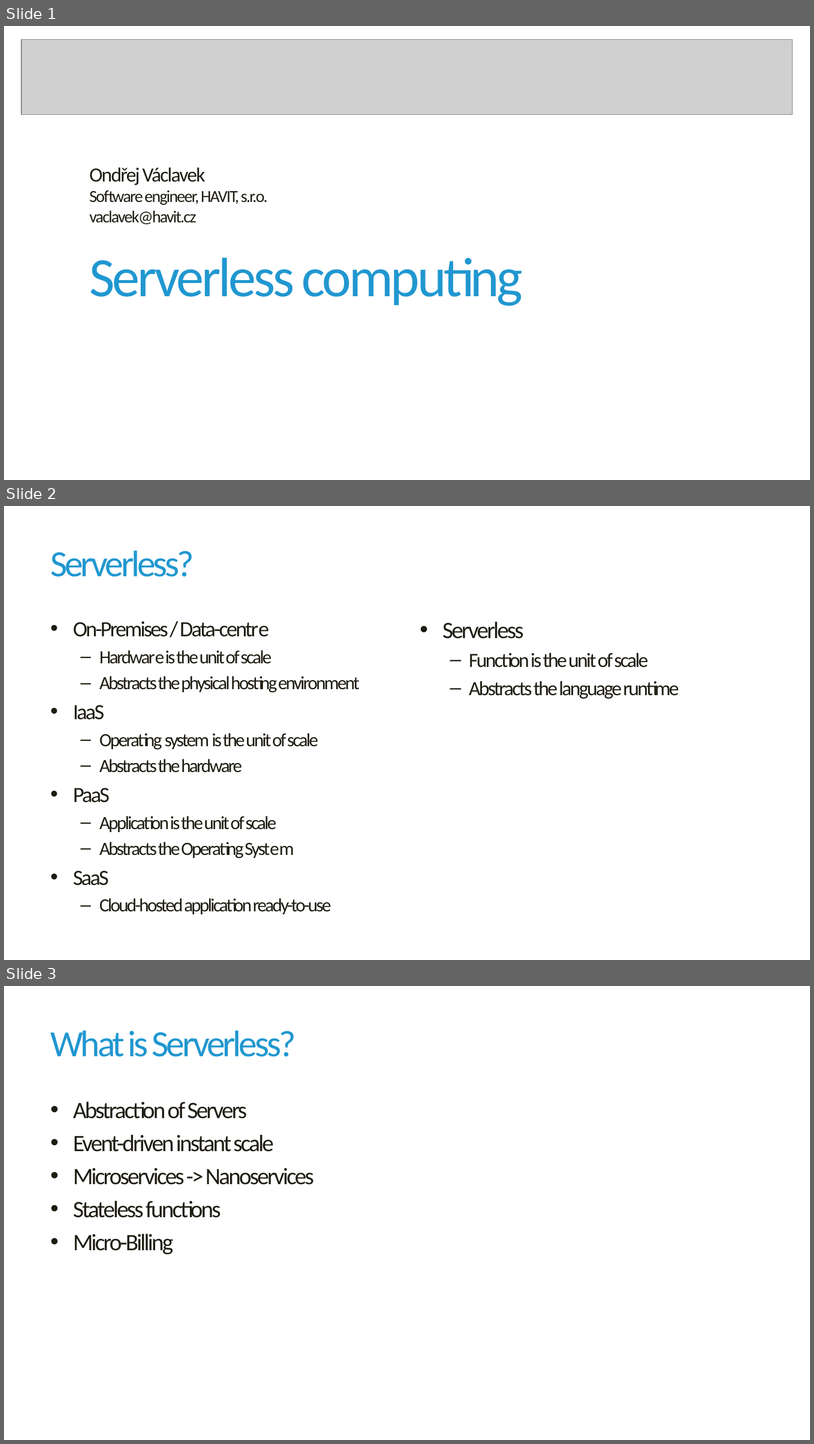
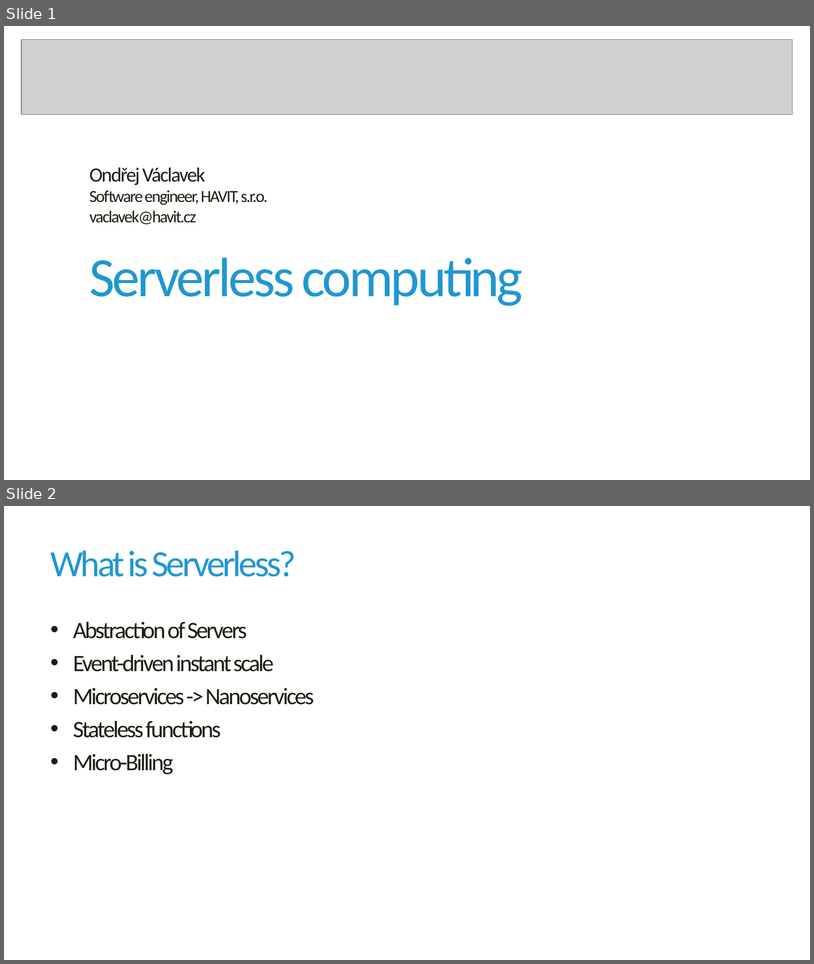
Before and after one commit to havit/CloudApplicationsDevelopment, a slide deck: Lab7-Serverless/Serverless-computing.pptx. Shown one above the other, each under a label of ours: slides 1, 2 and 3 before the commit, slides 1 and 2 after it. The pictures are 814x1444 and 814x964 pixels, drawn with LibreOffice and Linux fonts; fonts in the diff are those of the drawing; grey boxes stand for pictures; background and template pictures are left out. Boxes give left, top, right and bottom in pixels: in the first picture for what was removed or moved away, otherwise in the second. Text is boxed around its words. In the diff, an @@ line names an element or a change of style, - is before the commit and + after.

Commit message:
Update presentation Serverless 2024

```diff
--- a/Lab7-Serverless/Serverless-computing.pptx
+++ b/Lab7-Serverless/Serverless-computing.pptx
@@ slide 2 removed at (4, 506, 810, 960), background #FFFFFF @@
@@ title removed at (50, 550, 194, 577) @@
-Serverless?
@@ text removed at (73, 621, 360, 914) @@
-• On-Premises / Data-centre
-  – Hardware is the unit of scale
-  – Abstracts the physical hosting environment
-• IaaS
-  – Operating system is the unit of scale
-  – Abstracts the hardware
-• PaaS
-  – Application is the unit of scale
-  – Abstracts the Operating System
-• SaaS
-  – Cloud-hosted application ready-to-use
@@ text removed at (443, 621, 679, 699) @@
-• Serverless
-  – Function is the unit of scale
-  – Abstracts the language runtime
@@ what was slide 3 is now slide 2 @@
```
Also in this commit, not shown: 1 slide changed, 1 slide added.
